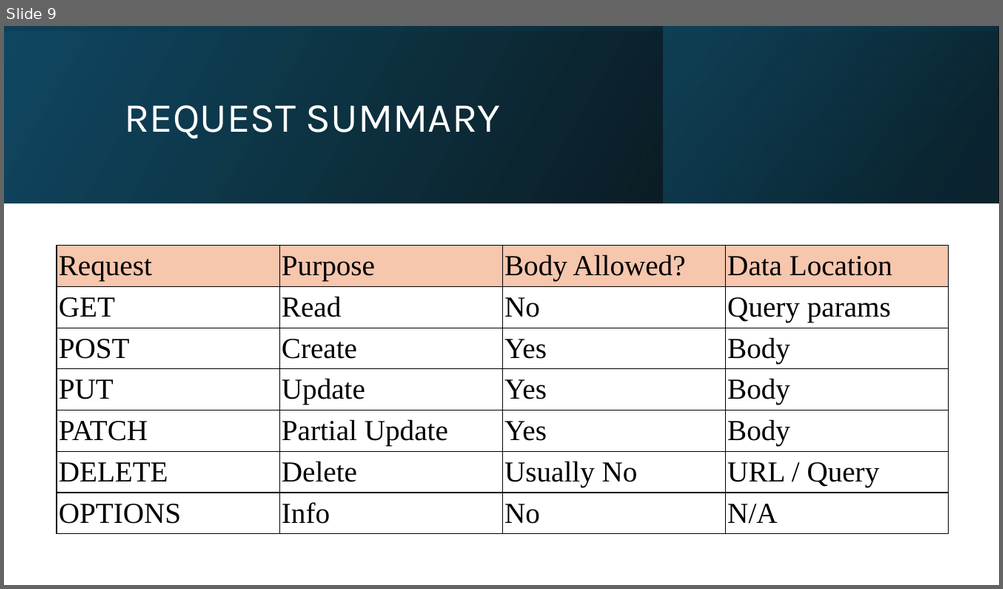
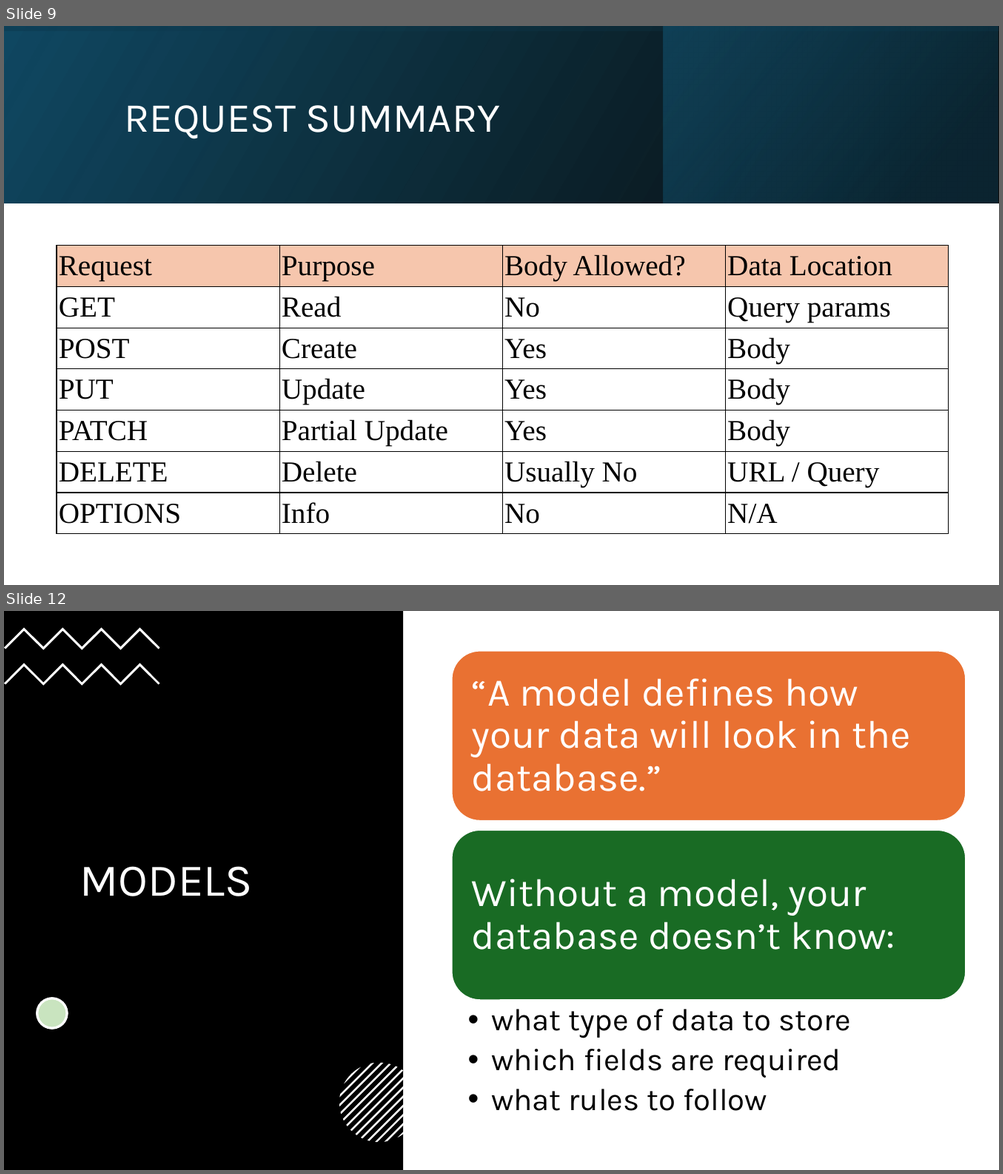
Before and after one commit to adarshrwl/Squarelabs_class, a slide deck: pdf/Requests.pptx. Shown one above the other, each under a label of ours: slide 9 before the commit, slides 9 and 12 after it; the slides between them are not shown. The pictures are 1003x589 and 1003x1174 pixels, drawn with LibreOffice and Linux fonts; fonts in the diff are those of the drawing. Boxes give left, top, right and bottom in pixels: in the first picture for what was removed or moved away, otherwise in the second. Text is boxed around its words. In the diff, an @@ line names an element or a change of style, - is before the commit and + after.

```diff
--- a/pdf/Requests.pptx
+++ b/pdf/Requests.pptx
@@ slide 12 added at box(4, 611, 999, 1170), background #FFFFFF @@
@@ rectangle added at box(4, 611, 403, 1170), fill #000000 @@
@@ freeform shape added at box(4, 627, 160, 649), fill #FFFFFF @@
@@ freeform shape added at box(4, 664, 160, 686), fill #FFFFFF @@
@@ title added at box(79, 866, 252, 897), 44 pt, text #FFFFFF @@
+MODELS
@@ ellipse added at box(37, 999, 67, 1029), fill #FFFFFF, outline #FFFFFF 2.25 pt @@
@@ ellipse added at box(37, 999, 67, 1029), fill #4EA72E at 30% opacity, outline #FFFFFF 2.25 pt @@
@@ group added at box(452, 650, 966, 1111): 3 texts, 2 rounded rectangles @@
+“A model defines how your data will look in the database.”
+Without a model, your database doesn’t know:
+  • what type of data to store
+  • which fields are required
+  • what rules to follow
@@ group added at box(339, 1063, 419, 1143): 13 freeform shapes @@
```
Also in this commit, not shown: 3 other slides added, 1 slide removed, 8 other files.
